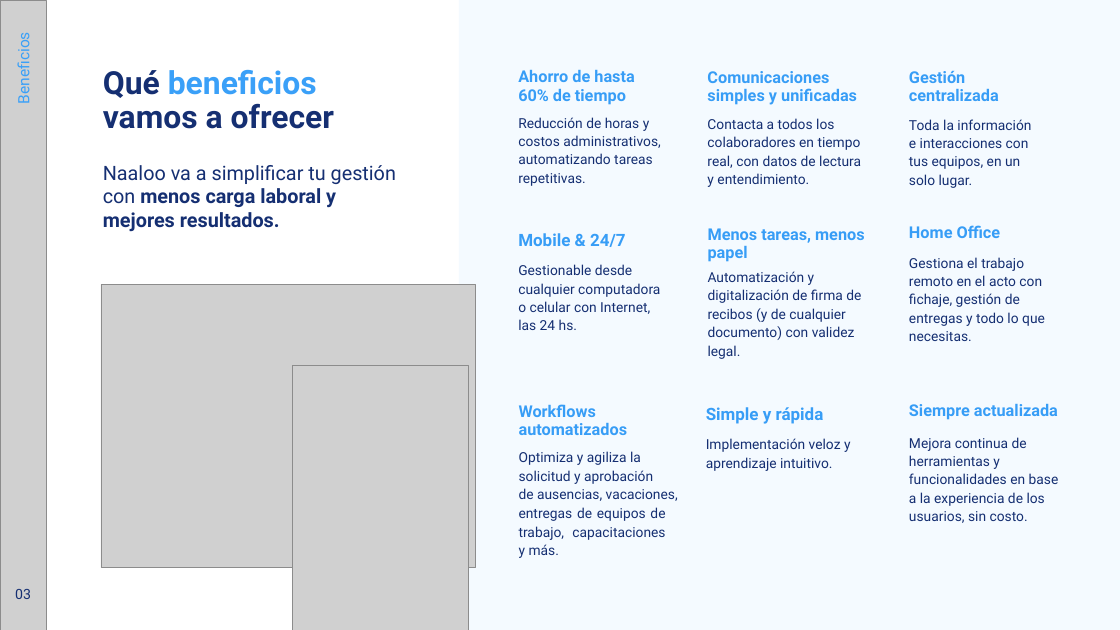
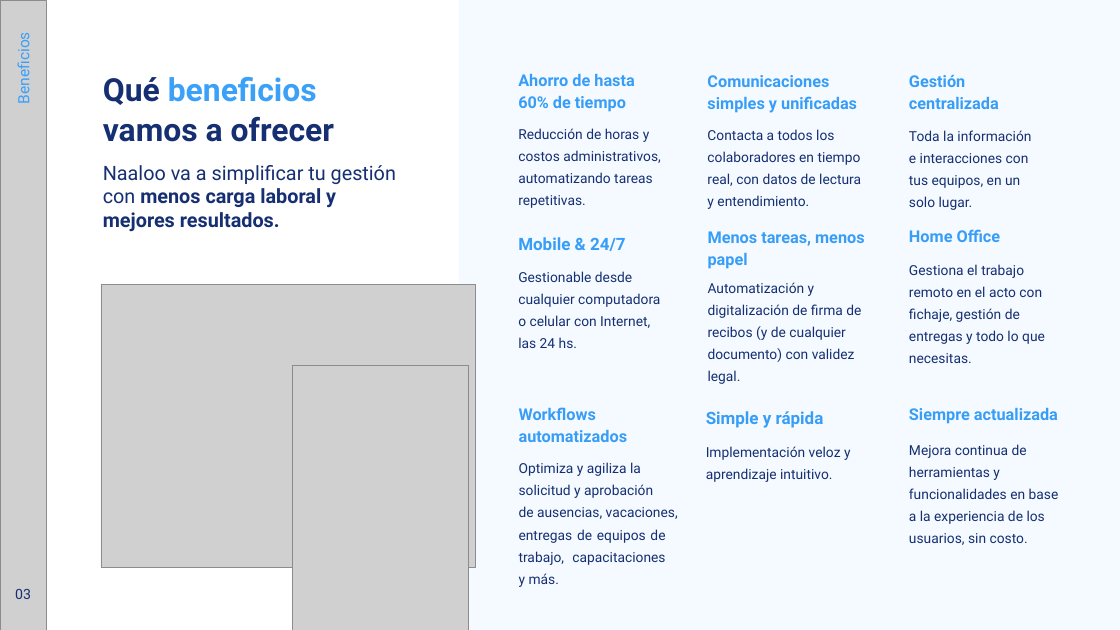
Before and after one commit to Enz1998/presupuestos, a slide deck: slide 3 of public/template_sin_descuento.pptx. Drawn at 1120x630 pixels with LibreOffice and Linux fonts; fonts in the diff are those of the drawing; grey boxes stand for pictures. Boxes give left, top, right and bottom in pixels: in the first picture for what was removed or moved away, otherwise in the second. Text is boxed around its words. In the diff, an @@ line names an element or a change of style, - is before the commit and + after.

```diff
--- a/public/template_sin_descuento.pptx
+++ b/public/template_sin_descuento.pptx
@@ title "Qué beneficios vamos a ofrecer" at [103,77,334,142]: line spacing 48pt to 1.07 @@
@@ text "Mobile & 24/7" at [518,237,660,348]: line spacing 26pt to 1.08; line spacing 26pt to 1.33 @@
@@ text "Simple y rápida" at [706,411,851,482]: line spacing 26pt to 1.08; line spacing 26pt to 1.33 @@
@@ line spacing 26pt to 1.13; line spacing 26pt to 1.33 in 7 elements at [518,74,661,183], [707,75,861,209], [909,75,1031,210], [708,231,865,362], [909,229,1045,363], [519,407,678,565], [909,408,1059,545] @@
```
Also in this commit, not shown: 7 other slides changed, 2 other files.
